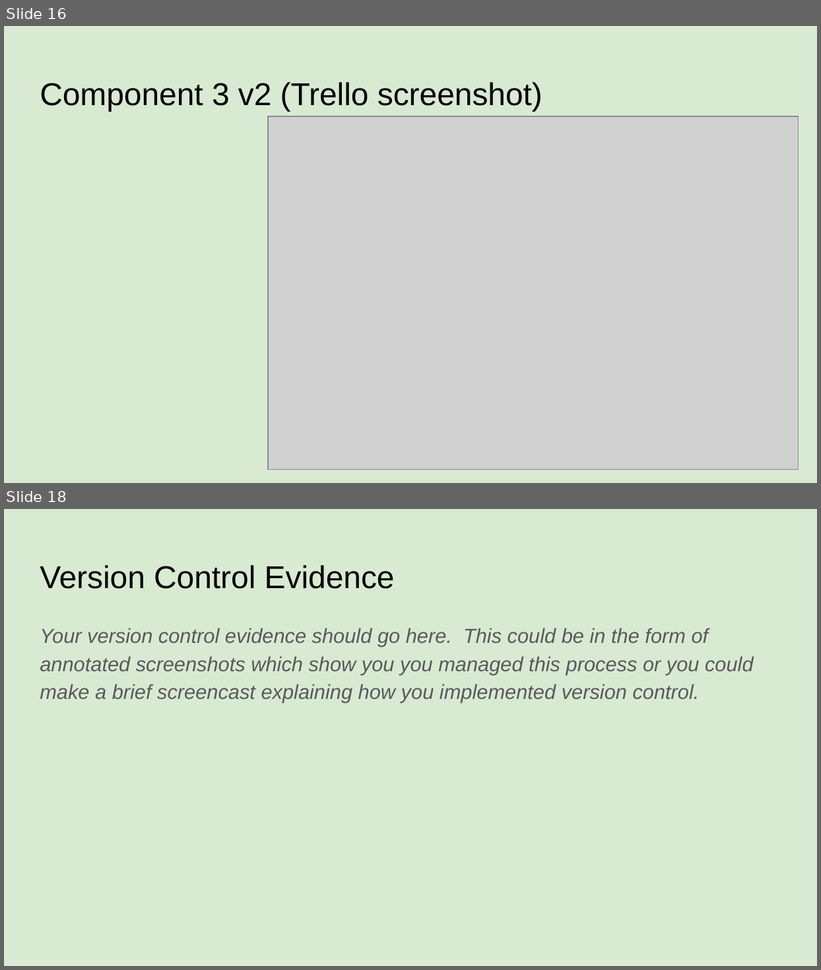
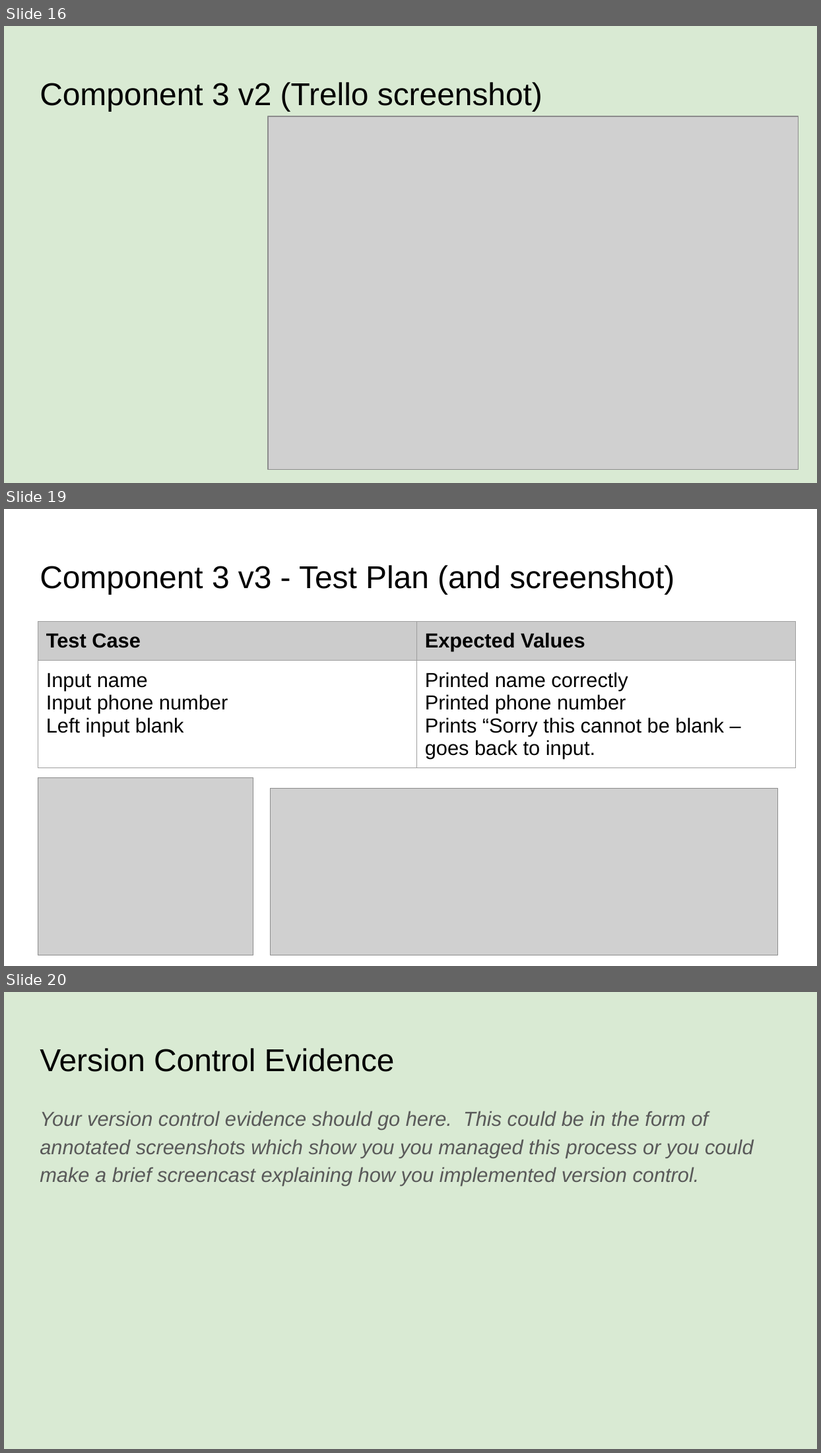
Before and after one commit to xkiio/desktop-tutorial, a slide deck: 022_91893+_+91897+Documentation.pptx. Shown one above the other, each under a label of ours: slides 16 and 18 before the commit, slides 16, 19 and 20 after it; the slides between them are not shown. The pictures are 821x970 and 821x1453 pixels, drawn with LibreOffice and Linux fonts; fonts in the diff are those of the drawing; grey boxes stand for pictures. Boxes give left, top, right and bottom in pixels: in the first picture for what was removed or moved away, otherwise in the second. Text is boxed around its words. In the diff, an @@ line names an element or a change of style, - is before the commit and + after.

Commit message:
Added customer details dictionary
Added a dictionary to store customer details...
Name
Phone

```diff
--- a/022_91893+_+91897+Documentation.pptx
+++ b/022_91893+_+91897+Documentation.pptx
@@ slide 19 added at (4,509,817,966), background #FFFFFF @@
@@ title added at (40,565,675,594), 28 pt, text #000000 @@
+Component 3 v3 - Test Plan (and screenshot)
@@ table added at (38,622,796,776), 2 rows, 2 columns @@
+Test Case | Expected Values
+Input name / Input phone number / Left input blank | Printed name correctly / Printed phone number / Prints “Sorry this cannot be blank – goes back to input.
@@ picture added at (38,778,253,955) @@
@@ picture added at (271,789,778,955) @@
@@ what was slide 18 is now slide 20 @@
```
Also in this commit, not shown: 1 slide changed, 1 other slide added, 1 other file.
